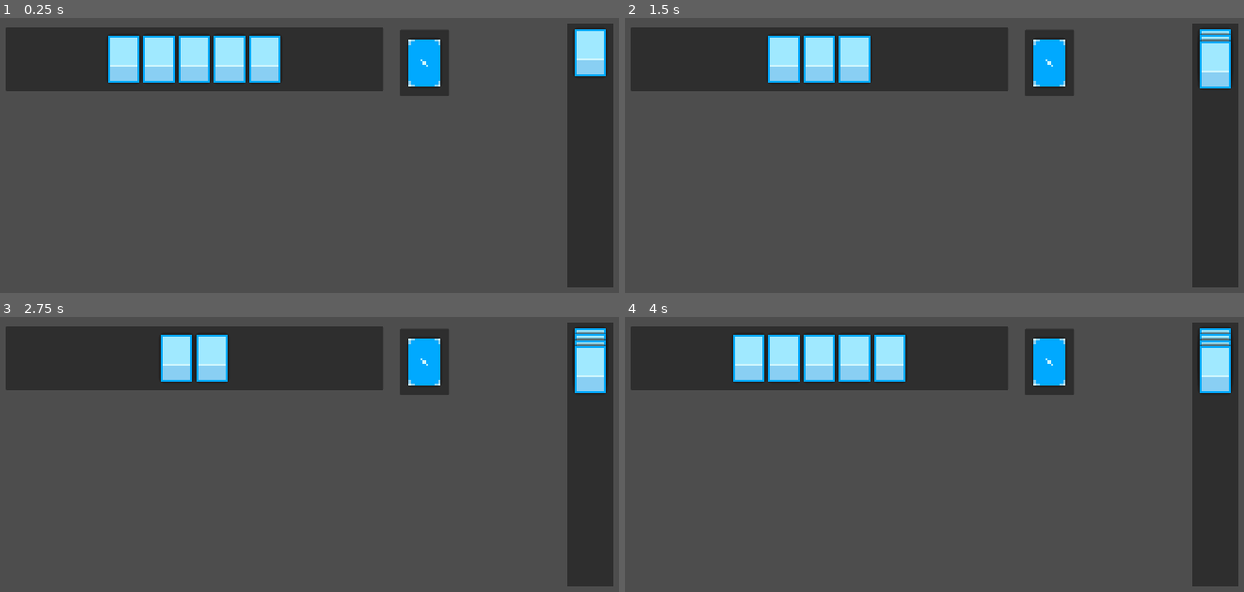
Above: before the commit, frames 1-4 (two rows, left to right).
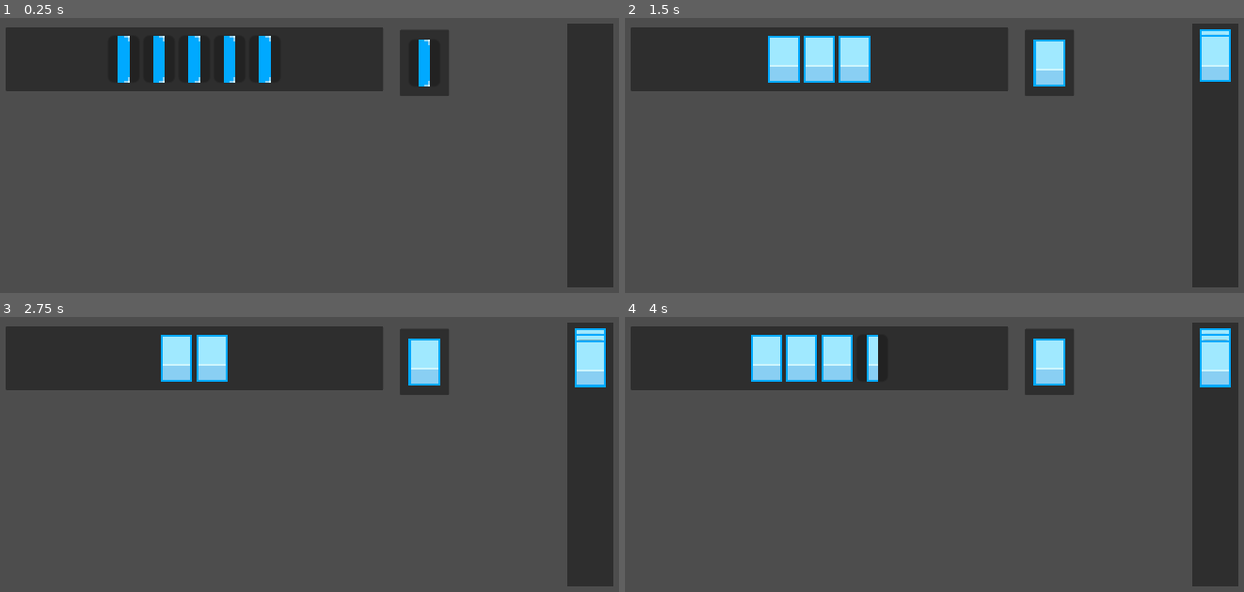
Above: after the commit, the same moments.

Repository: JomardArnaud/symmetrical-couscous
Game: Godot game, scene res://CardWorkshop.tscn
Two runs of this game, one before a commit and one after it. Both use one fixed random seed, a clock stepped at 60 frames per second and the inputs below.
Inputs (mouse positions are in pixels of both pictures, inside the frame that each line leads up to):
- Up to frame 1 (0.25 s): no input
- Up to frame 2 (1.5 s): click (748, 59) at 0.52 s; click (767, 59) at 1.27 s
- Up to frame 3 (2.75 s): click (160, 358) at 2.02 s
- Up to frame 4 (4 s): tap Enter at 2.75 s; move the mouse to (1052, 361) at 2.77 s; hold Space (draw) 2.78-3.53 s; move the mouse to (730, 534) at 3.52 s; tap Space (draw) at 3.6 s

The runs differ from the first frame. In frame 1, 5.7% of the frame differs, in the area x 17-98%, y 4-25%; in frame 2, 1.1%; in frame 3, 1.2%; in frame 4, 4.2%.

Commit message:
Animeplayer + tree flip recto anime

Diff:
--- a/Card.gd
+++ b/Card.gd
@@ -12,15 +12,22 @@
 @export var faceUp : bool = false :
 	set(value):
 		faceUp = value
-		if (sprite != null):
-			sprite.play(stateAnimCard[int(faceUp)])
+		# if (sprite != null):
+		# 	sprite.play(stateAnimCard[int(faceUp)])
 
 @export var type : cardType
 
-@onready var sprite := $Sprite
+@onready var recto := false :
+	set (value):
+		recto = value
+		if animeTree != null:
+			animeTree.active = true
+@onready var animeTree = %AnimationTree
 
-func _ready() -> void:
-	sprite.play(stateAnimCard[int(faceUp)])
+# @onready var sprite := %Sprite
+
+# func _ready() -> void:
+# 	sprite.play(stateAnimCard[int(faceUp)])
 
 func _on_button_pressed() -> void:
 	emit_signal("sendGraveyard", self)
--- a/Card.tscn
+++ b/Card.tscn
@@ -1,144 +1,80 @@
-[gd_scene load_steps=21 format=3 uid="uid://dadhxd2ntmnne"]
+[gd_scene load_steps=9 format=3 uid="uid://dadhxd2ntmnne"]
 
 [ext_resource type="Script" path="res://Card.gd" id="1_ostwk"]
 [ext_resource type="Texture2D" uid="uid://b27vh385cicuv" path="res://Sprite/cardSpriteSheet.png" id="2_kgp37"]
 
-[sub_resource type="AtlasTexture" id="AtlasTexture_dsekf"]
-atlas = ExtResource("2_kgp37")
-region = Rect2(0, 24, 16, 24)
+[sub_resource type="Theme" id="Theme_423rq"]
 
-[sub_resource type="AtlasTexture" id="AtlasTexture_lxc71"]
-atlas = ExtResource("2_kgp37")
-region = Rect2(16, 24, 16, 24)
+[sub_resource type="Animation" id="Animation_spicp"]
+length = 0.001
+tracks/0/type = "value"
+tracks/0/imported = false
+tracks/0/enabled = true
+tracks/0/path = NodePath("Sprite:hframes")
+tracks/0/interp = 1
+tracks/0/loop_wrap = true
+tracks/0/keys = {
+"times": PackedFloat32Array(0),
+"transitions": PackedFloat32Array(1),
+"update": 1,
+"values": [7]
+}
+tracks/1/type = "value"
+tracks/1/imported = false
+tracks/1/enabled = true
+tracks/1/path = NodePath("Sprite:frame")
+tracks/1/interp = 1
+tracks/1/loop_wrap = true
+tracks/1/keys = {
+"times": PackedFloat32Array(0),
+"transitions": PackedFloat32Array(1),
+"update": 1,
+"values": [7]
+}
 
-[sub_resource type="AtlasTexture" id="AtlasTexture_vd3hq"]
-atlas = ExtResource("2_kgp37")
-region = Rect2(32, 24, 16, 24)
+[sub_resource type="Animation" id="Animation_3703g"]
+resource_name = "flip_recto"
+length = 0.56
+step = 0.08
+tracks/0/type = "value"
+tracks/0/imported = false
+tracks/0/enabled = true
+tracks/0/path = NodePath("Sprite:hframes")
+tracks/0/interp = 1
+tracks/0/loop_wrap = true
+tracks/0/keys = {
+"times": PackedFloat32Array(0),
+"transitions": PackedFloat32Array(1),
+"update": 1,
+"values": [7]
+}
+tracks/1/type = "value"
+tracks/1/imported = false
+tracks/1/enabled = true
+tracks/1/path = NodePath("Sprite:frame")
+tracks/1/interp = 1
+tracks/1/loop_wrap = true
+tracks/1/keys = {
+"times": PackedFloat32Array(0, 0.08, 0.16, 0.24, 0.32, 0.4, 0.48),
+"transitions": PackedFloat32Array(1, 1, 1, 1, 1, 1, 1),
+"update": 1,
+"values": [7, 8, 9, 10, 11, 12, 13]
+}
 
-[sub_resource type="AtlasTexture" id="AtlasTexture_blo6s"]
-atlas = ExtResource("2_kgp37")
-region = Rect2(48, 24, 16, 24)
+[sub_resource type="AnimationLibrary" id="AnimationLibrary_7svpu"]
+_data = {
+"RESET": SubResource("Animation_spicp"),
+"flip_recto": SubResource("Animation_3703g")
+}
 
-[sub_resource type="AtlasTexture" id="AtlasTexture_4d7ew"]
-atlas = ExtResource("2_kgp37")
-region = Rect2(64, 24, 16, 24)
+[sub_resource type="AnimationNodeAnimation" id="AnimationNodeAnimation_hxql5"]
+animation = &"flip_recto"
 
-[sub_resource type="AtlasTexture" id="AtlasTexture_54ojh"]
-atlas = ExtResource("2_kgp37")
-region = Rect2(80, 24, 16, 24)
-
-[sub_resource type="AtlasTexture" id="AtlasTexture_ljhjv"]
-atlas = ExtResource("2_kgp37")
-region = Rect2(96, 24, 16, 24)
-
-[sub_resource type="AtlasTexture" id="AtlasTexture_vxxpv"]
-atlas = ExtResource("2_kgp37")
-region = Rect2(96, 24, 16, 24)
-
-[sub_resource type="AtlasTexture" id="AtlasTexture_745yb"]
-atlas = ExtResource("2_kgp37")
-region = Rect2(80, 24, 16, 24)
-
-[sub_resource type="AtlasTexture" id="AtlasTexture_isat3"]
-atlas = ExtResource("2_kgp37")
-region = Rect2(64, 24, 16, 24)
-
-[sub_resource type="AtlasTexture" id="AtlasTexture_gkukg"]
-atlas = ExtResource("2_kgp37")
-region = Rect2(48, 24, 16, 24)
-
-[sub_resource type="AtlasTexture" id="AtlasTexture_pw0a3"]
-atlas = ExtResource("2_kgp37")
-region = Rect2(32, 24, 16, 24)
-
-[sub_resource type="AtlasTexture" id="AtlasTexture_ai3lf"]
-atlas = ExtResource("2_kgp37")
-region = Rect2(16, 24, 16, 24)
-
-[sub_resource type="AtlasTexture" id="AtlasTexture_hawxb"]
-atlas = ExtResource("2_kgp37")
-region = Rect2(0, 24, 16, 24)
-
-[sub_resource type="AtlasTexture" id="AtlasTexture_uwmhh"]
-atlas = ExtResource("2_kgp37")
-region = Rect2(0, 0, 16, 24)
-
-[sub_resource type="AtlasTexture" id="AtlasTexture_0qmii"]
-atlas = ExtResource("2_kgp37")
-region = Rect2(16, 0, 16, 24)
-
-[sub_resource type="SpriteFrames" id="SpriteFrames_mx7vl"]
-animations = [{
-"frames": [{
-"duration": 1.0,
-"texture": SubResource("AtlasTexture_dsekf")
-}, {
-"duration": 1.0,
-"texture": SubResource("AtlasTexture_lxc71")
-}, {
-"duration": 1.0,
-"texture": SubResource("AtlasTexture_vd3hq")
-}, {
-"duration": 1.0,
-"texture": SubResource("AtlasTexture_blo6s")
-}, {
-"duration": 1.0,
-"texture": SubResource("AtlasTexture_4d7ew")
-}, {
-"duration": 1.0,
-"texture": SubResource("AtlasTexture_54ojh")
-}, {
-"duration": 1.0,
-"texture": SubResource("AtlasTexture_ljhjv")
-}],
-"loop": false,
-"name": &"flip_recto",
-"speed": 20.0
-}, {
-"frames": [{
-"duration": 1.0,
-"texture": SubResource("AtlasTexture_vxxpv")
-}, {
-"duration": 1.0,
-"texture": SubResource("AtlasTexture_745yb")
-}, {
-"duration": 1.0,
-"texture": SubResource("AtlasTexture_isat3")
-}, {
-"duration": 1.0,
-"texture": SubResource("AtlasTexture_gkukg")
-}, {
-"duration": 1.0,
-"texture": SubResource("AtlasTexture_pw0a3")
-}, {
-"duration": 1.0,
-"texture": SubResource("AtlasTexture_ai3lf")
-}, {
-"duration": 1.0,
-"texture": SubResource("AtlasTexture_hawxb")
-}],
-"loop": false,
-"name": &"flip_verso",
-"speed": 25.0
-}, {
-"frames": [{
-"duration": 1.0,
-"texture": SubResource("AtlasTexture_uwmhh")
-}],
-"loop": true,
-"name": &"recto",
-"speed": 5.0
-}, {
-"frames": [{
-"duration": 1.0,
-"texture": SubResource("AtlasTexture_0qmii")
-}],
-"loop": true,
-"name": &"verso",
-"speed": 5.0
-}]
-
-[sub_resource type="Theme" id="Theme_423rq"]
+[sub_resource type="AnimationNodeBlendTree" id="AnimationNodeBlendTree_sd8wo"]
+graph_offset = Vector2(-256.403, 97.1687)
+nodes/Animation/node = SubResource("AnimationNodeAnimation_hxql5")
+nodes/Animation/position = Vector2(80, 140)
+node_connections = [&"output", 0, &"Animation"]
 
 [node name="Card" type="CenterContainer"]
 anchors_preset = 8
@@ -150,26 +86,31 @@
 grow_vertical = 2
 script = ExtResource("1_ostwk")
 
-[node name="Sprite" type="AnimatedSprite2D" parent="."]
+[node name="Sprite" type="Sprite2D" parent="."]
+unique_name_in_owner = true
 scale = Vector2(5, 5)
-sprite_frames = SubResource("SpriteFrames_mx7vl")
-animation = &"flip_verso"
-frame = 6
-frame_progress = 1.0
+texture = ExtResource("2_kgp37")
+hframes = 7
+vframes = 2
+frame = 7
 
 [node name="Button" type="Button" parent="Sprite"]
 show_behind_parent = true
-anchors_preset = 8
-anchor_left = 0.5
-anchor_top = 0.5
-anchor_right = 0.5
-anchor_bottom = 0.5
-offset_left = -17.0
-offset_top = -25.0
-offset_right = 1.0
-offset_bottom = 1.0
-grow_horizontal = 2
-grow_vertical = 2
+offset_left = -8.0
+offset_top = -12.0
+offset_right = 8.0
+offset_bottom = 12.0
 theme = SubResource("Theme_423rq")
 
+[node name="AnimationPlayer" type="AnimationPlayer" parent="."]
+speed_scale = 1.5
+libraries = {
+"": SubResource("AnimationLibrary_7svpu")
+}
+
+[node name="AnimationTree" type="AnimationTree" parent="."]
+unique_name_in_owner = true
+tree_root = SubResource("AnimationNodeBlendTree_sd8wo")
+anim_player = NodePath("../AnimationPlayer")
+
 [connection signal="pressed" from="Sprite/Button" to="." method="_on_button_pressed"]
--- a/CardHud.gd
+++ b/CardHud.gd
@@ -17,7 +17,7 @@
 		draw()
 
 func _input(event: InputEvent) -> void:
-	if (event.is_action("draw")):
+	if (event.is_action_pressed("draw")):
 		draw()
 
 func draw() -> void:
@@ -33,4 +33,6 @@
 	tmpCard.sendGraveyard.connect(sendGraveyard)
 
 func sendGraveyard(card: Card) -> void:
+	nbCardHand -= 1
 	card.reparent(graveyardCardContainer)
+	card.set("recto", true)
--- a/CardWorkshop.tscn
+++ b/CardWorkshop.tscn
@@ -1,7 +1,6 @@
-[gd_scene load_steps=5 format=3 uid="uid://bavu3ibe51njn"]
+[gd_scene load_steps=4 format=3 uid="uid://bavu3ibe51njn"]
 
 [ext_resource type="Script" path="res://CardHud.gd" id="1_w5hm5"]
-[ext_resource type="PackedScene" uid="uid://dadhxd2ntmnne" path="res://Card.tscn" id="2_6ne1f"]
 [ext_resource type="PackedScene" uid="uid://dvil3pp220rpc" path="res://Card/Deck.tscn" id="3_wjg26"]
 
 [sub_resource type="Theme" id="Theme_c8ivy"]
@@ -59,10 +58,6 @@
 theme_override_constants/separation = 15
 alignment = 1
 
-[node name="Card" parent="CardHud/PanelGraveyard/MarginContainer/VBoxContainer" instance=ExtResource("2_6ne1f")]
-layout_mode = 2
-faceUp = true
-
 [node name="Deck" parent="CardHud" instance=ExtResource("3_wjg26")]
 unique_name_in_owner = true
 offset_left = 1328.0
